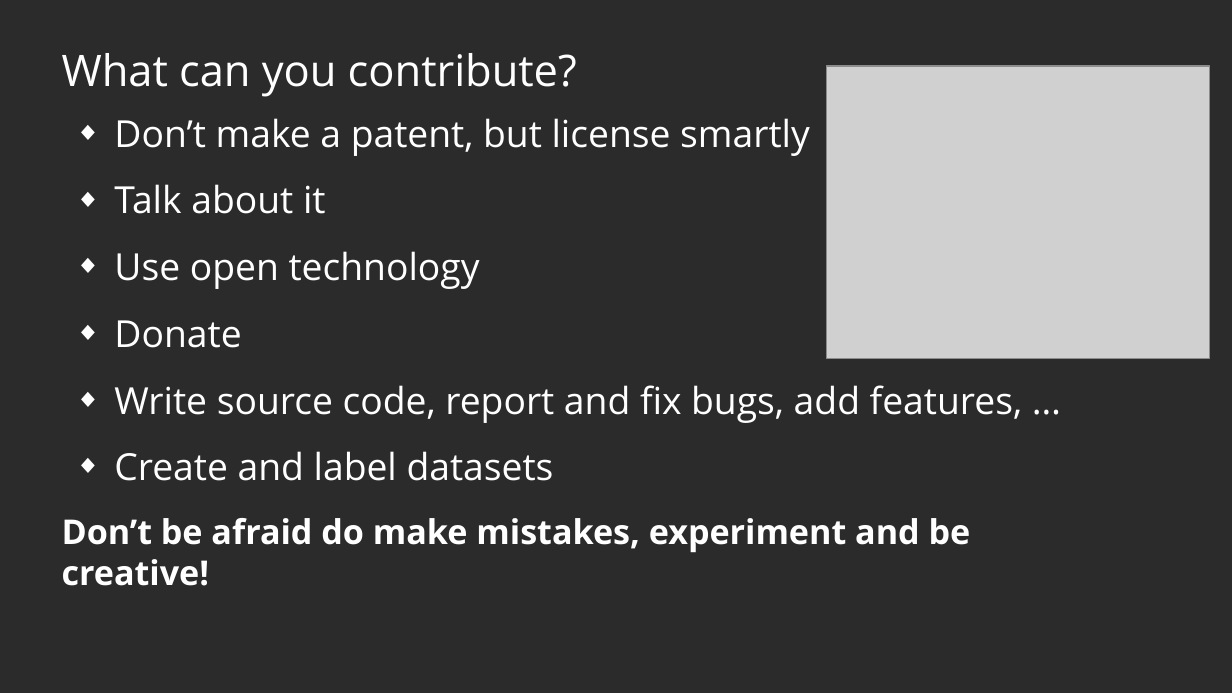
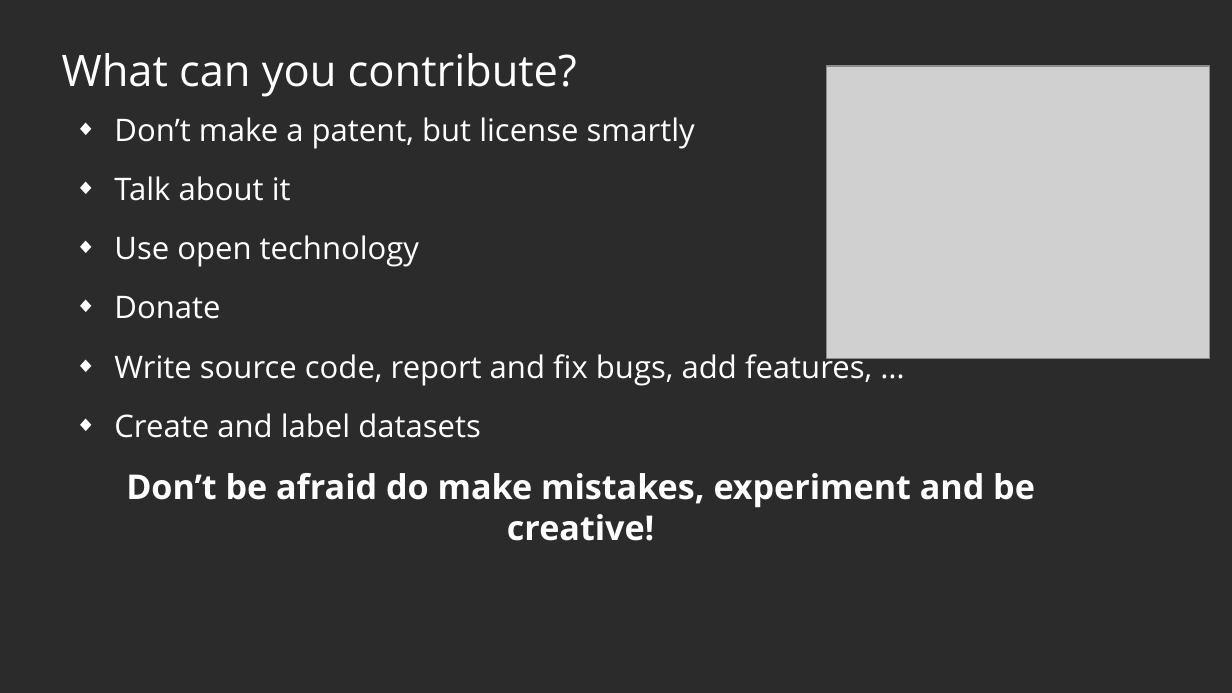
Before and after one commit to protontypes/documents, a slide deck: slide 8 of slides/2020-10-27_protontypes_GeneralSlides_R02.odp (slide 7 before the commit). Drawn at 1232x693 pixels with LibreOffice and Linux fonts; fonts in the diff are those of the drawing; grey boxes stand for pictures; background and template pictures are left out; a plain dark background stands for a picture behind light text. Boxes give left, top, right and bottom in pixels: in the first picture for what was removed or moved away, otherwise in the second. Text is boxed around its words. In the diff, an @@ line names an element or a change of style, - is before the commit and + after.

```diff
--- a/slides/2020-10-27_protontypes_GeneralSlides_R02.odp
+++ b/slides/2020-10-27_protontypes_GeneralSlides_R02.odp
@@ text "Don’t make a patent, but ..." at (114,117,1035,541): size 24 to 20 pt in "Don’t make a patent, but license smartly", "Talk about it", "Use open technology", "Donate" and 2 more places; alignment left to centre @@
```
Also in this commit, not shown: 4 other slides changed, 4 slides added, 3 slides removed, 2 other files.
